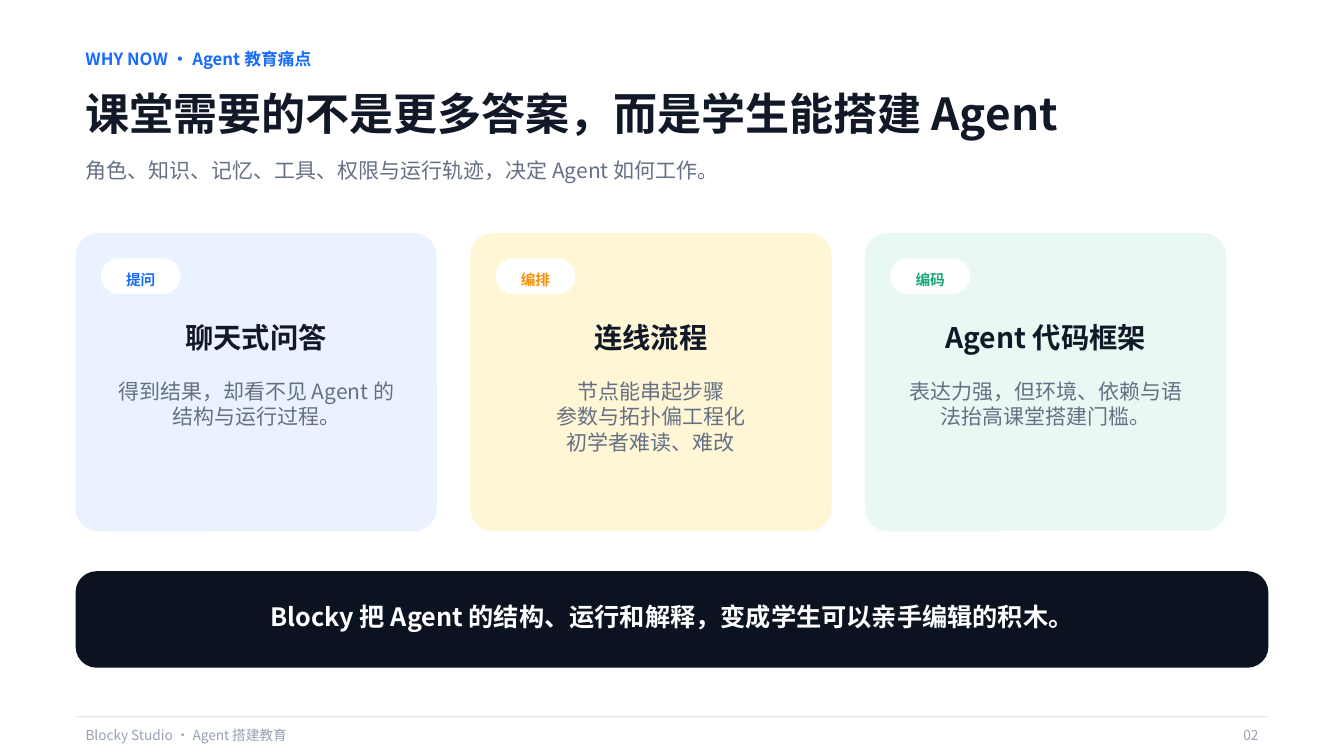
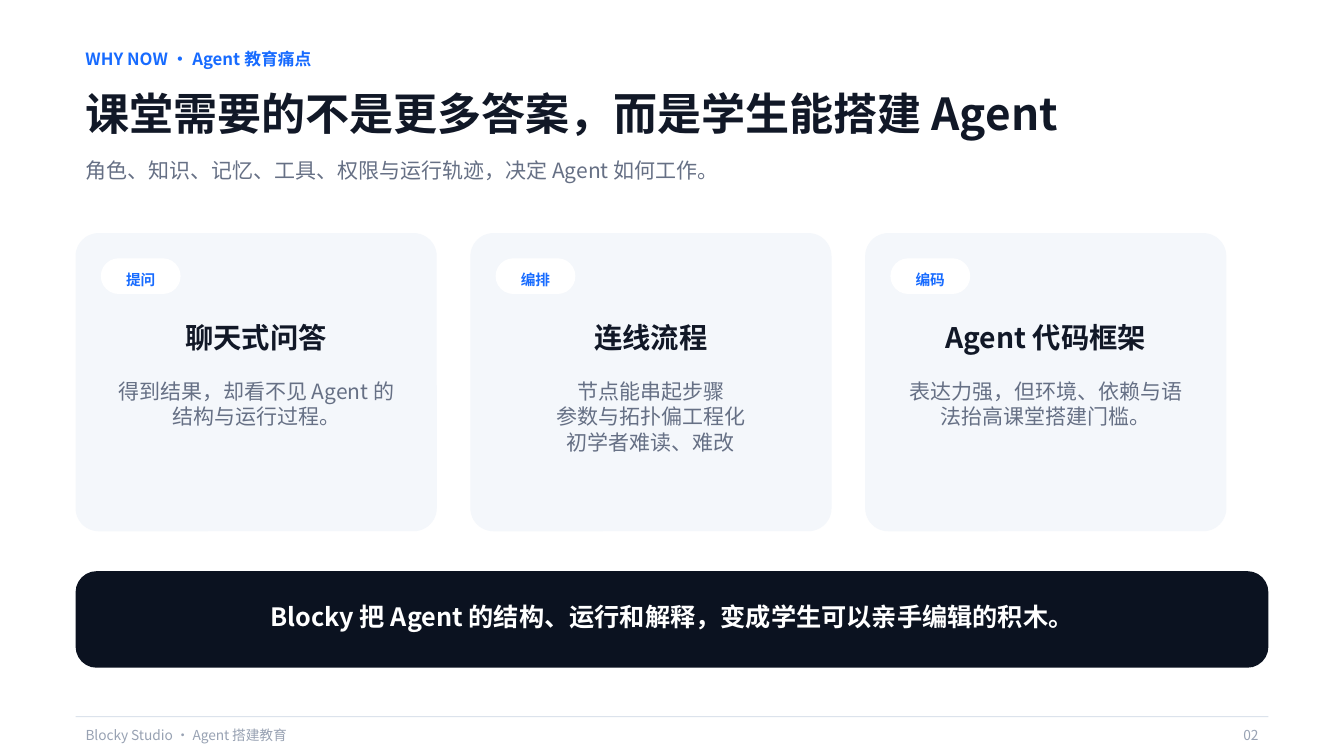
Before and after one commit to q2955161835-debug/Blocky-AI, a slide deck: slide 2 of PPT与商业计划书/Blocky-Studio-息壤杯-AI+教育.pptx. Drawn at 1344x756 pixels with LibreOffice and Linux fonts; fonts in the diff are those of the drawing. Boxes give left, top, right and bottom in pixels: in the first picture for what was removed or moved away, otherwise in the second. Text is boxed around its words. In the diff, an @@ line names an element or a change of style, - is before the commit and + after.

Commit message:
docs: unify competition deck color semantics

```diff
--- a/PPT与商业计划书/Blocky-Studio-息壤杯-AI+教育.pptx
+++ b/PPT与商业计划书/Blocky-Studio-息壤杯-AI+教育.pptx
@@ rounded rectangle at [471, 233, 832, 531]: fill #FFF6D6 to #F4F7FB @@
@@ rounded rectangle at [865, 233, 1226, 531]: fill #E9F8F2 to #F4F7FB @@
@@ text "编排" at [521, 270, 550, 289]: text colour #F79009 to #176BFF @@
@@ text "编码" at [916, 270, 945, 289]: text colour #17A673 to #176BFF @@
```
Also in this commit, not shown: 12 other slides changed, 1 other file.
